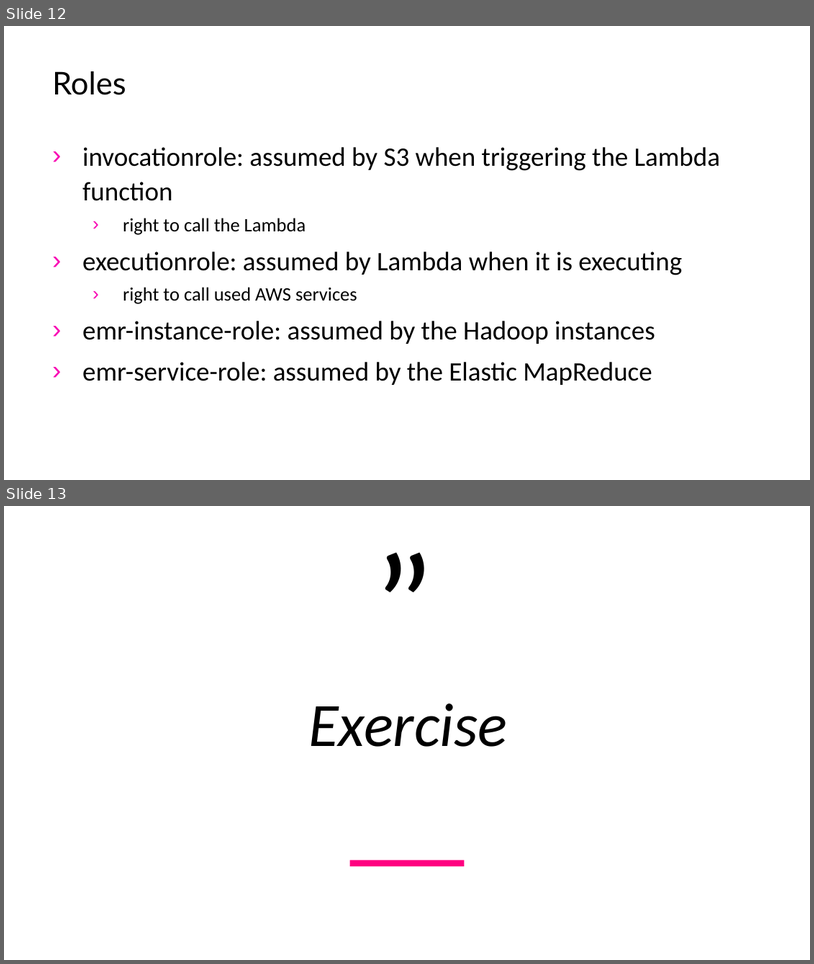
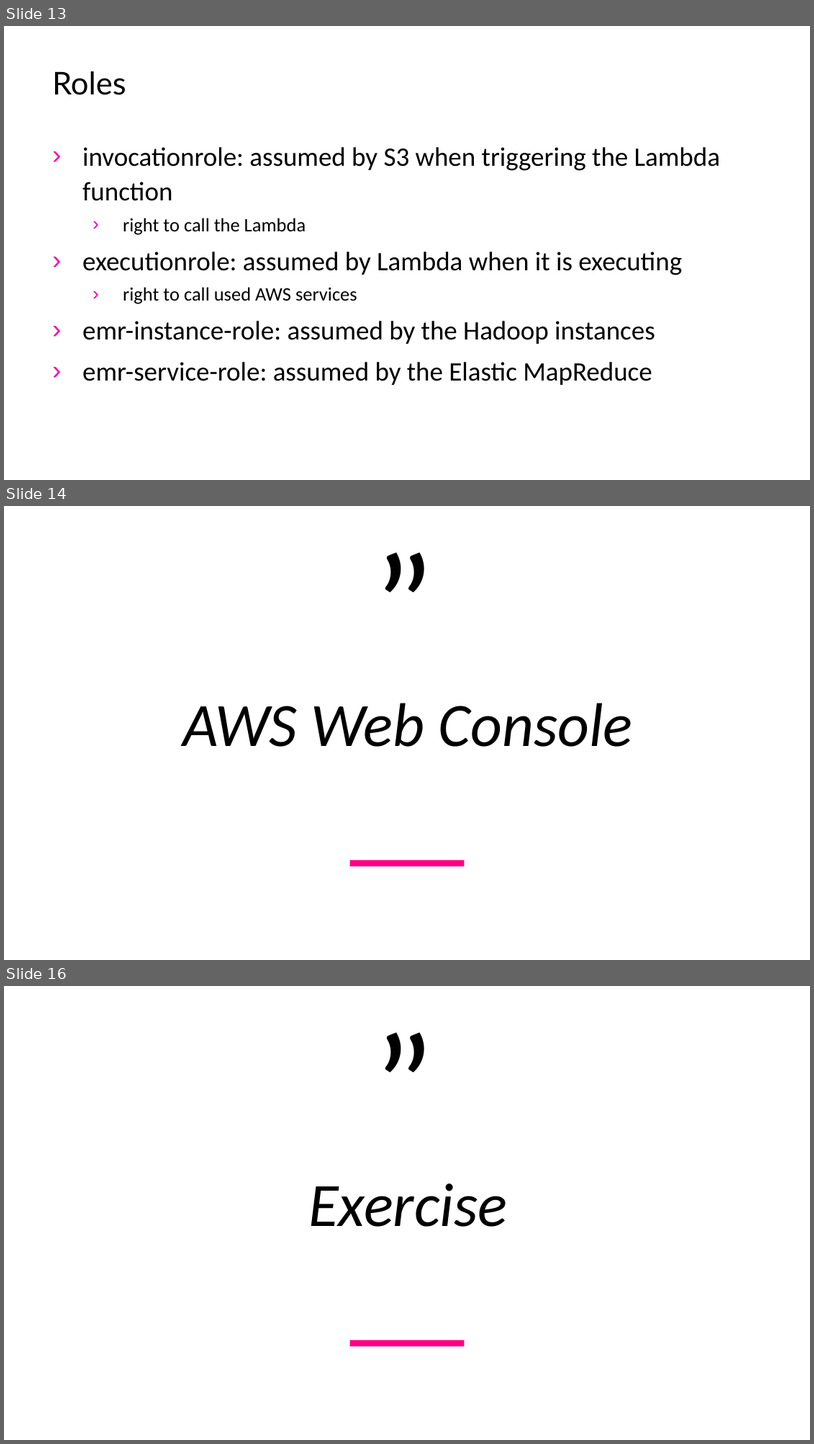
Before and after one commit to samion/aws-lambda, a slide deck: AWS-Lambda.pptx. Shown one above the other, each under a label of ours: slides 12 and 13 before the commit, slides 13, 14 and 16 after it; the slides between them are not shown. The pictures are 814x964 and 814x1444 pixels, drawn with LibreOffice and Linux fonts; fonts in the diff are those of the drawing; background and template pictures are left out. Boxes give left, top, right and bottom in pixels: in the first picture for what was removed or moved away, otherwise in the second. Text is boxed around its words. In the diff, an @@ line names an element or a change of style, - is before the commit and + after.

```diff
--- a/AWS-Lambda.pptx
+++ b/AWS-Lambda.pptx
@@ slide 14 added at [4,506,810,960], background #FFFFFF; not listed: 2 template elements that a slide beside it also shows @@
@@ title added at [183,703,633,746], 55 pt, text #000000, italic @@
+AWS Web Console
@@ what was slide 12 is now slide 13 @@
@@ what was slide 13 is now slide 16 @@
```
Also in this commit, not shown: 7 slides changed, 5 other slides added.
